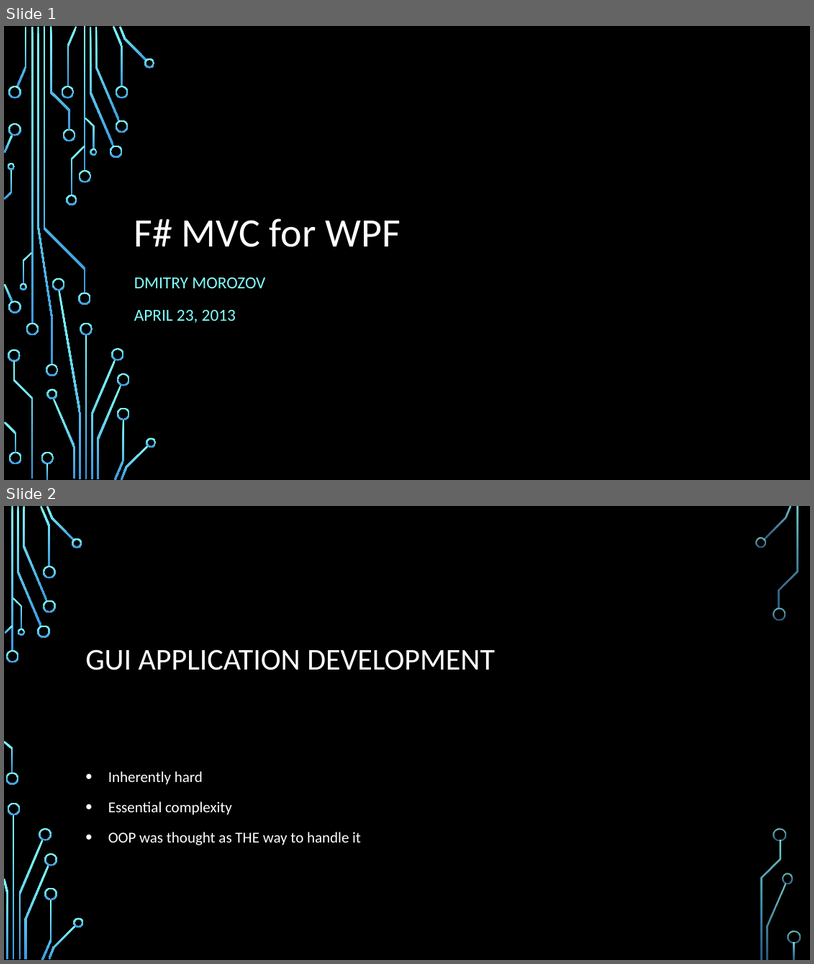
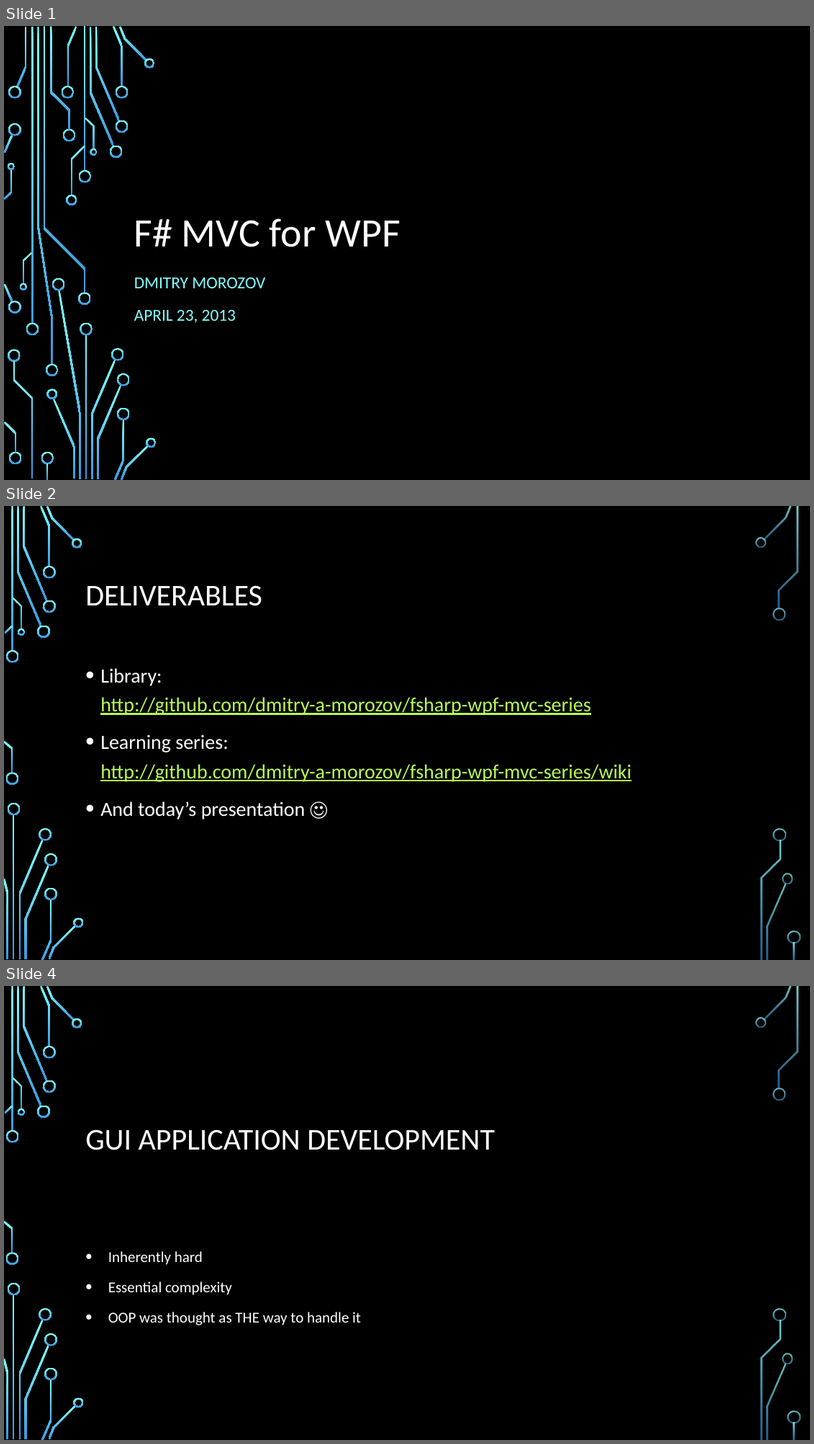
Before and after one commit to dmitry-a-morozov/fsharp-wpf-mvc-series, a slide deck: NYC Meetup.2013-04-23.pptx. Shown one above the other, each under a label of ours: slides 1 and 2 before the commit, slides 1, 2 and 4 after it; the slides between them are not shown. The pictures are 814x964 and 814x1444 pixels, drawn with LibreOffice and Linux fonts; fonts in the diff are those of the drawing; background and template pictures are left out. Boxes give left, top, right and bottom in pixels: in the first picture for what was removed or moved away, otherwise in the second. Text is boxed around its words. In the diff, an @@ line names an element or a change of style, - is before the commit and + after.

```diff
--- a/NYC Meetup.2013-04-23.pptx
+++ b/NYC Meetup.2013-04-23.pptx
@@ slide 2 added at (x1=4, y1=506, x2=810, y2=960), background picture (left out); not listed: 36 template elements that a slide beside it also shows @@
@@ title added at (x1=85, y1=585, x2=262, y2=606), 36 pt, text #FFFFFF @@
+DELIVERABLES
@@ text added at (x1=100, y1=668, x2=632, y2=819), 24 pt, text #B8FA56, underline @@
+• Library:
+  http://github.com/dmitry-a-morozov/fsharp-wpf-mvc-series
+• Learning series:
+  http://github.com/dmitry-a-morozov/fsharp-wpf-mvc-series/wiki
+• And today’s presentation ☺
@@ what was slide 2 is now slide 4 @@
```
Also in this commit, not shown: 7 slides changed, 1 other slide added, 3 other files.
